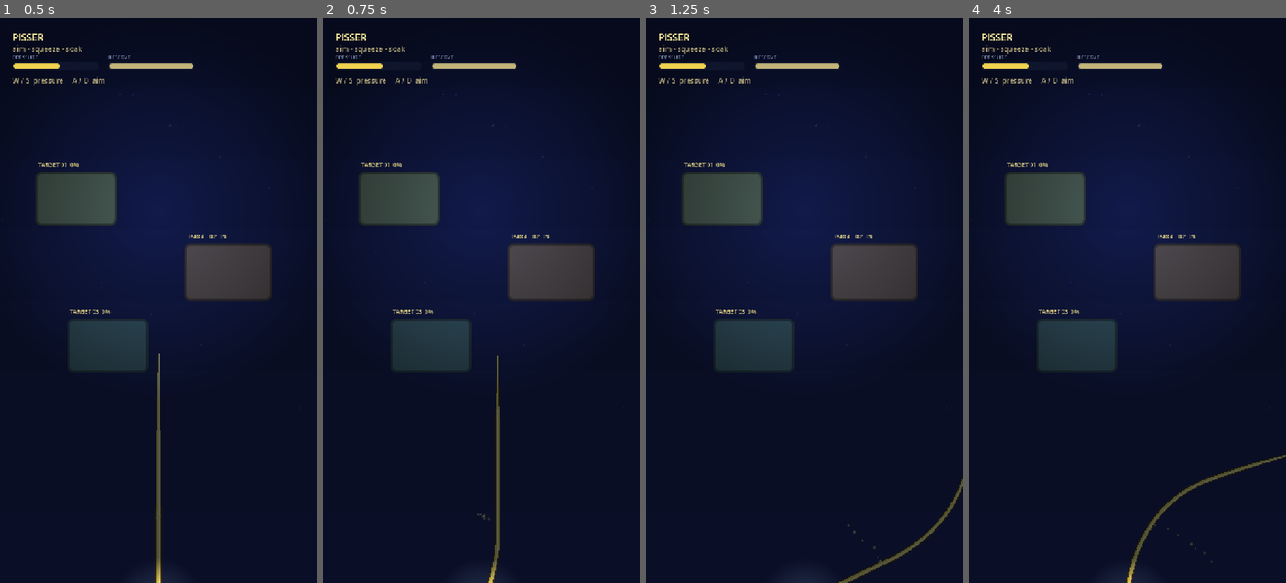
Above: before the commit, frames 1-4 (left to right).
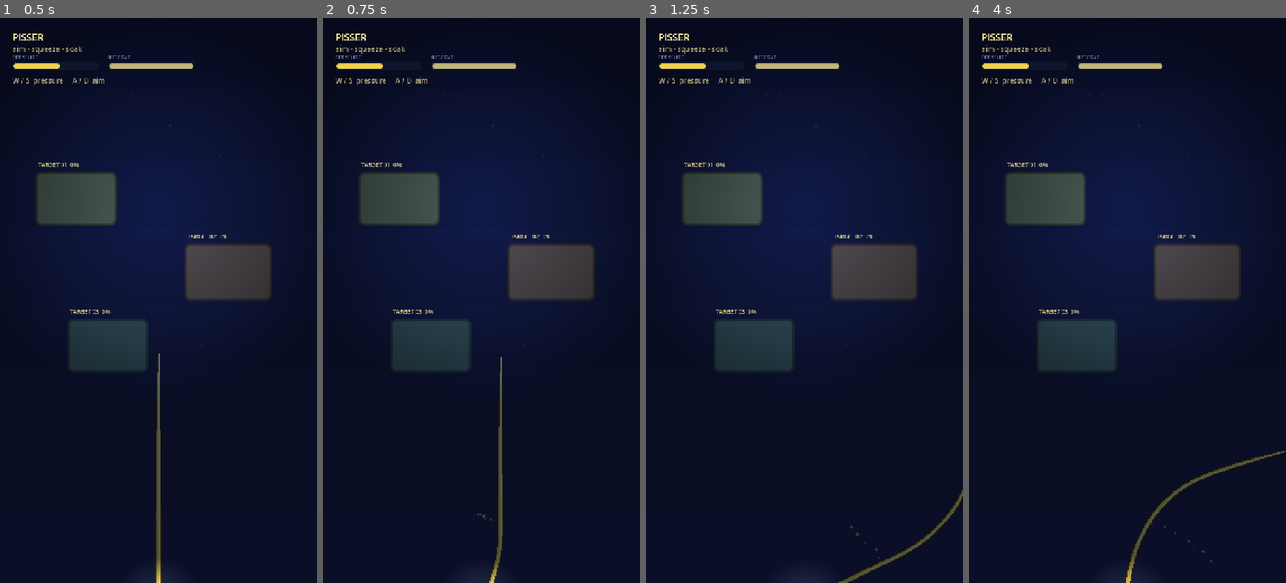
Above: after the commit, the same moments.

Repository: x3cca/girls-piss
Game: Godot game, scene res://scenes/smoke_test.tscn
The game is run twice, just before and just after one commit, with the same random seed, the same clock (stepped at 60 frames per second) and the same inputs.
Inputs (mouse positions are in pixels of both pictures, inside the frame that each line leads up to):
- Up to frame 1 (0.5 s): no input
- Up to frame 2 (0.75 s): tap Enter at 0.5, 0.6 s; move the mouse to (551, 272) at 0.52 s; hold Right (ui_right) from 0.53 s (still down); click (551, 272) at 0.67 s
- Up to frame 3 (1.25 s): keep holding Right (ui_right); tap Space at 0.77 s
- Up to frame 4 (4 s): release Right (ui_right) at 1.25 s; drag from (1064, 328) to (1111, 413) at 1.27 s; tap Space at 2, 3.5, 3.77 s; move the mouse to (1159, 176) at 2.02 s; hold Right (ui_right) 2.03-2.75 s; tap Backspace at 2.1 s; tap Enter at 2.75 s; drag from (1111, 413) to (1032, 215) at 2.77 s; move the mouse to (1222, 385) at 3.52 s; hold Left (ui_left) from 3.53 s (still down); hold Shift from 3.53 s (still down)

Frame 1 is identical in both runs. In frame 2, 0.7% of the frame differs, in the area x 50-58%, y 59-100%; in frame 3, 0.4%; in frame 4, 1.1%, in the area x 49-100%, y 76-100%.

Commit message:
Give stream momentum through direction changes

Diff:
--- a/scripts/stream_controller.gd
+++ b/scripts/stream_controller.gd
@@ -124,10 +124,12 @@
 func _velocity_at_age(age: float, fallback_direction: Vector2, fallback_speed: float) -> Vector2:
 	if _emission_history.is_empty():
 		return fallback_direction * fallback_speed
+	var selected: Vector2 = _emission_history[0]["velocity"]
 	for sample in _emission_history:
-		if float(sample["age"]) >= age:
-			return sample["velocity"]
-	return _emission_history.back()["velocity"]
+		if float(sample["age"]) > age:
+			break
+		selected = sample["velocity"]
+	return selected
 
 func _truncate_at_target(points: PackedVector2Array) -> Dictionary:
 	if points.size() < 2:
